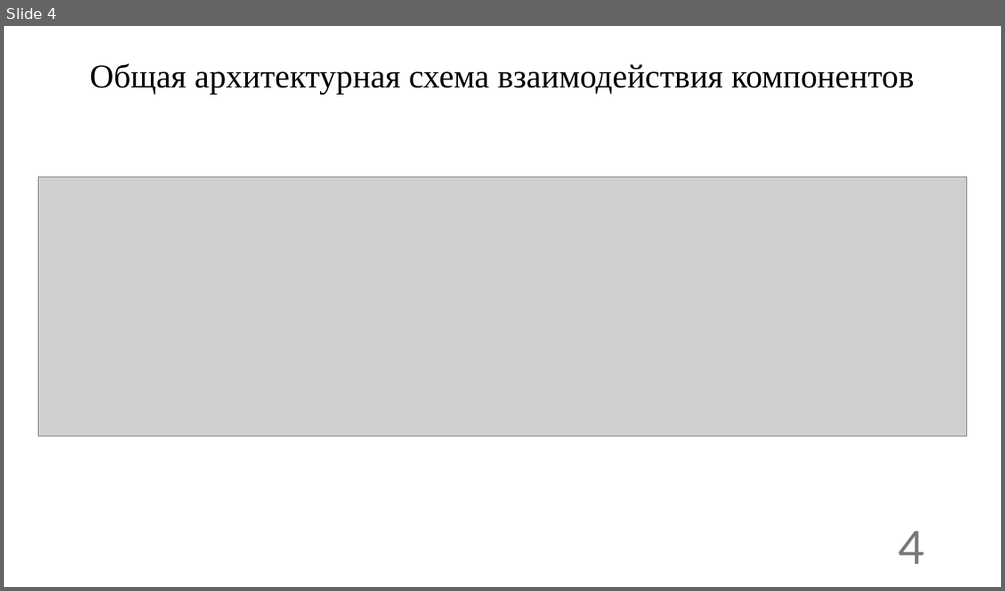
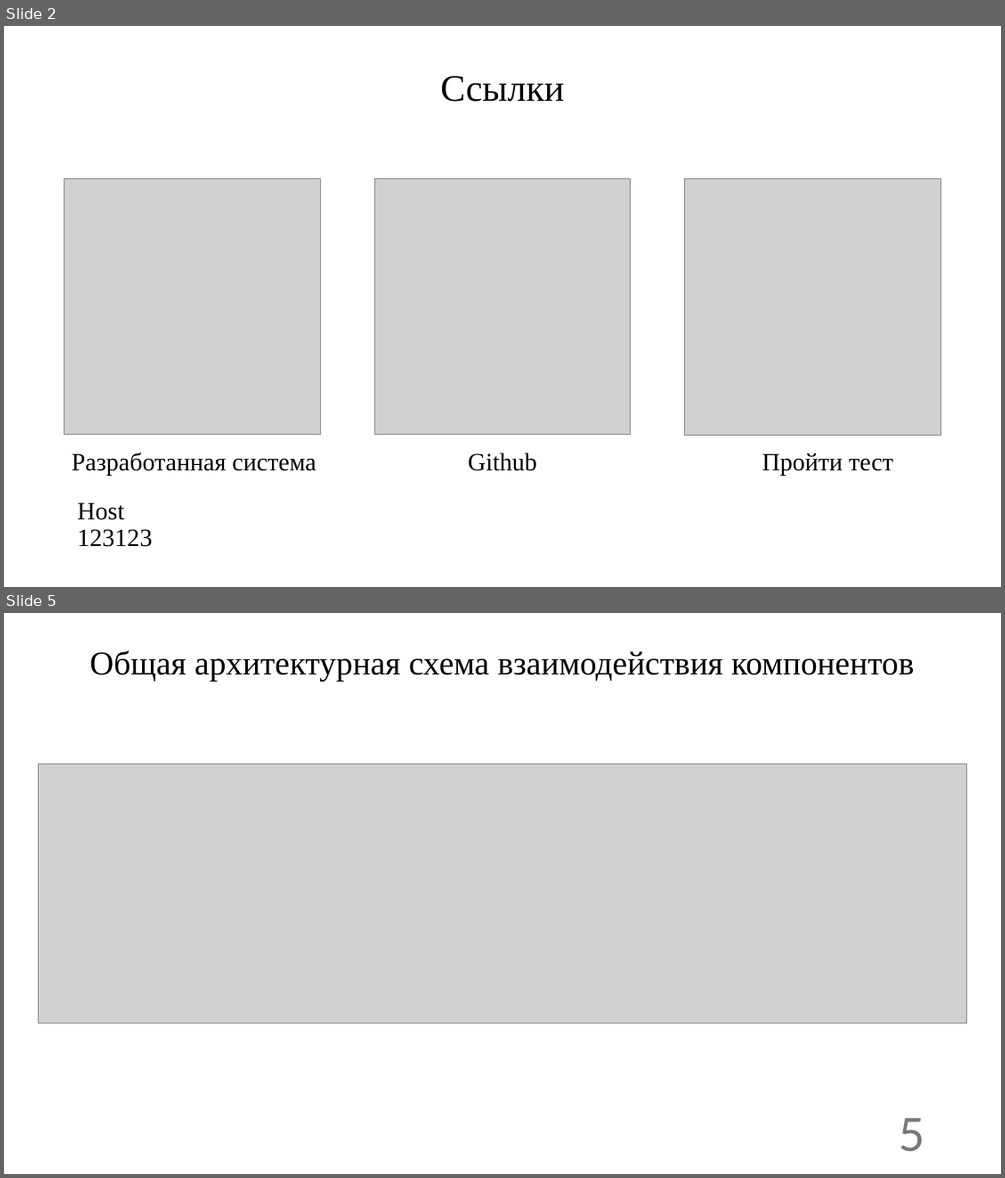
Before and after one commit to Deathlimit/Expert_system_KubSU, a slide deck: Expert_System_presentation.pptx. Shown one above the other, each under a label of ours: slide 4 before the commit, slides 2 and 5 after it; the slides between them are not shown. The pictures are 1005x591 and 1005x1178 pixels, drawn with LibreOffice and Linux fonts; fonts in the diff are those of the drawing; grey boxes stand for pictures. Boxes give left, top, right and bottom in pixels: in the first picture for what was removed or moved away, otherwise in the second. Text is boxed around its words. In the diff, an @@ line names an element or a change of style, - is before the commit and + after.

```diff
--- a/Expert_System_presentation.pptx
+++ b/Expert_System_presentation.pptx
@@ slide 2 added at <box>4,26,1001,587</box>, background #FFFFFF @@
@@ text added at <box>440,76,564,102</box>, 36 pt, text #000000 @@
+Ссылки
@@ picture added at <box>64,178,320,435</box> @@
@@ picture added at <box>374,178,630,435</box> @@
@@ picture added at <box>685,178,941,435</box> @@
@@ text added at <box>72,452,316,475</box>, 24 pt, text #000000 @@
+Разработанная система
@@ text added at <box>468,452,537,471</box>, 24 pt, text #000000 @@
+Github
@@ text added at <box>762,452,893,475</box>, 24 pt, text #000000 @@
+Пройти тест
@@ text added at <box>77,502,152,547</box>, 24 pt, text #000000 @@
+Host
+123123
@@ what was slide 4 is now slide 5 @@
@@ page number at <box>898,1118,925,1151</box>: text changed @@
-4
+5
```
Also in this commit, not shown: 13 slides changed, 3 other slides added.
